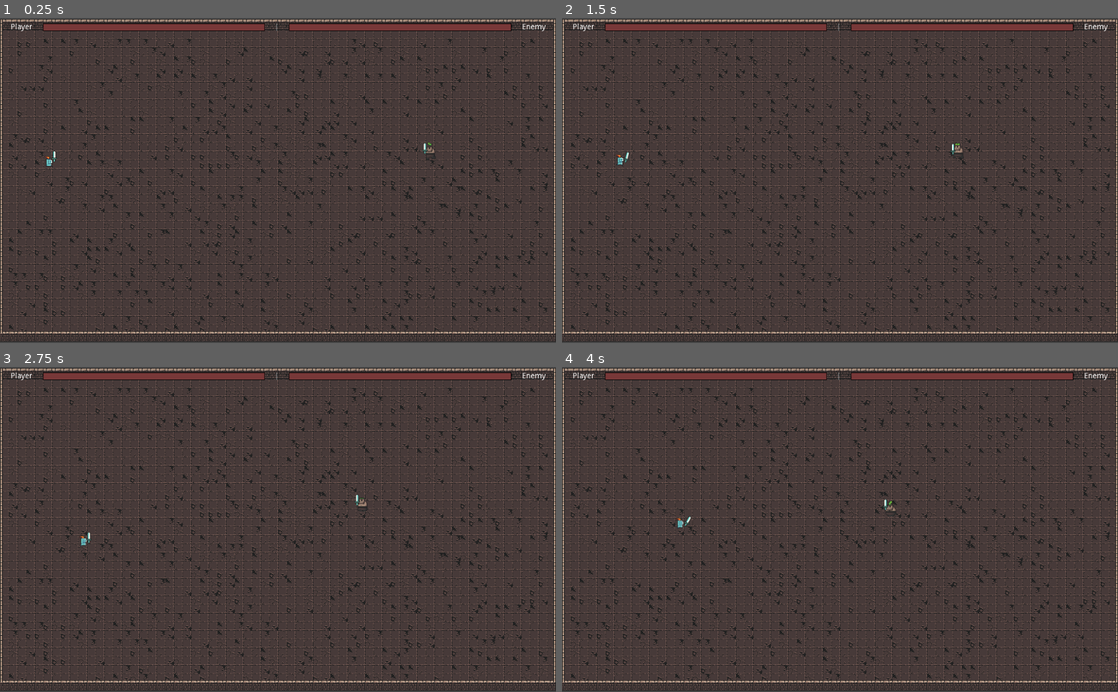
Above: before the commit, frames 1-4 (two rows, left to right).
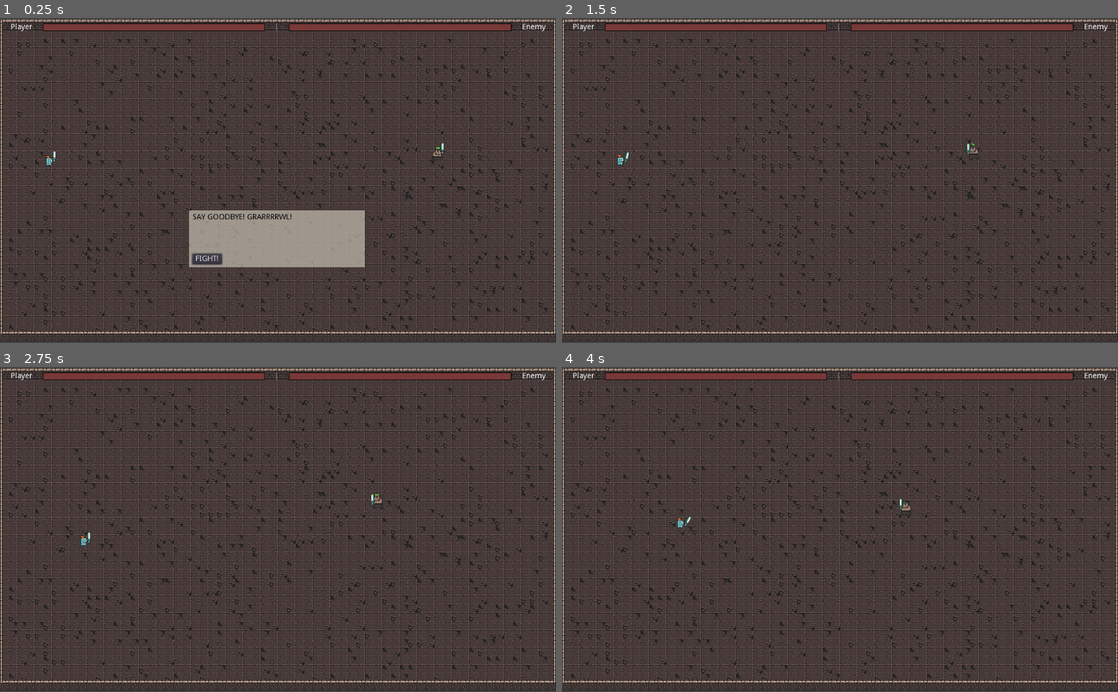
Above: after the commit, the same moments.

Repository: josephmbustamante/ludum-dare-45
Game: Godot game, scene res://Scenes/Main.tscn
Two runs of this game, one before a commit and one after it. Both use one fixed random seed, a clock stepped at 60 frames per second and the inputs below. This scene is started directly instead of the project's main scene.
Inputs (mouse positions are in pixels of both pictures, inside the frame that each line leads up to):
- Up to frame 1 (0.25 s): no input
- Up to frame 2 (1.5 s): click (767, 258) at 0.5 s, where only the run after the commit has a clickable "FIGHT!"; move the mouse to (962, 164) at 1.27 s; hold Right (right) from 1.28 s (still down); hold K from 1.28 s (still down); click (962, 164) at 1.35 s
- Up to frame 3 (2.75 s): move the mouse to (166, 545) at 2.02 s; release Right (right) at 2.03 s; release K at 2.03 s; hold Down (down) from 2.03 s (still down); tap K at 2.1 s; click (166, 545) at 2.3 s
- Up to frame 4 (4 s): move the mouse to (895, 458) at 2.77 s; release Down (down) at 2.78 s; hold Right (right) 2.78-3.53 s; hold K 2.78-3.53 s; click (895, 458) at 2.85 s; move the mouse to (812, 594) at 3.52 s; hold W (up) from 3.53 s (still down); tap K at 3.6 s; click (812, 594) at 3.8 s

The runs differ from the first frame. In frame 1, 5.5% of the frame differs, in the area x 8-81%, y 38-77%; in frame 2, 0.1%; in frame 3, 0.1%; in frame 4, 0.1%.

Commit message:
Adds enemy banter.

Diff:
--- a/Scenes/Enemies/BigZombie.tscn
+++ b/Scenes/Enemies/BigZombie.tscn
@@ -1,14 +1,14 @@
 [gd_scene load_steps=14 format=2]
 
 [ext_resource path="res://Scripts/Enemy.gd" type="Script" id=1]
-[ext_resource path="res://Assets/Sprites/big_zombie_idle_anim_f0.png" type="Texture" id=2]
-[ext_resource path="res://Assets/Sprites/big_zombie_idle_anim_f1.png" type="Texture" id=3]
-[ext_resource path="res://Assets/Sprites/big_zombie_idle_anim_f2.png" type="Texture" id=4]
-[ext_resource path="res://Assets/Sprites/big_zombie_idle_anim_f3.png" type="Texture" id=5]
-[ext_resource path="res://Assets/Sprites/big_zombie_run_anim_f0.png" type="Texture" id=6]
-[ext_resource path="res://Assets/Sprites/big_zombie_run_anim_f1.png" type="Texture" id=7]
-[ext_resource path="res://Assets/Sprites/big_zombie_run_anim_f2.png" type="Texture" id=8]
-[ext_resource path="res://Assets/Sprites/big_zombie_run_anim_f3.png" type="Texture" id=9]
+[ext_resource path="res://Assets/Sprites/big_zombie_run_anim_f0.png" type="Texture" id=2]
+[ext_resource path="res://Assets/Sprites/big_zombie_run_anim_f1.png" type="Texture" id=3]
+[ext_resource path="res://Assets/Sprites/big_zombie_run_anim_f2.png" type="Texture" id=4]
+[ext_resource path="res://Assets/Sprites/big_zombie_run_anim_f3.png" type="Texture" id=5]
+[ext_resource path="res://Assets/Sprites/big_zombie_idle_anim_f0.png" type="Texture" id=6]
+[ext_resource path="res://Assets/Sprites/big_zombie_idle_anim_f1.png" type="Texture" id=7]
+[ext_resource path="res://Assets/Sprites/big_zombie_idle_anim_f2.png" type="Texture" id=8]
+[ext_resource path="res://Assets/Sprites/big_zombie_idle_anim_f3.png" type="Texture" id=9]
 [ext_resource path="res://Scenes/Weapon.tscn" type="PackedScene" id=10]
 [ext_resource path="res://Resources/HitAnimation.tres" type="Animation" id=11]
 
@@ -16,12 +16,12 @@
 animations = [ {
 "frames": [ ExtResource( 2 ), ExtResource( 3 ), ExtResource( 4 ), ExtResource( 5 ) ],
 "loop": true,
-"name": "idle",
+"name": "run",
 "speed": 12.0
 }, {
 "frames": [ ExtResource( 6 ), ExtResource( 7 ), ExtResource( 8 ), ExtResource( 9 ) ],
 "loop": true,
-"name": "run",
+"name": "idle",
 "speed": 12.0
 } ]
 
@@ -33,6 +33,7 @@
 ]]
 position = Vector2( 805, 255 )
 script = ExtResource( 1 )
+banter_texts = [ "Prepare to die, puny human!", "Say goodbye! Grarrrrwl!" ]
 
 [node name="AnimatedSprite" type="AnimatedSprite" parent="."]
 frames = SubResource( 1 )
--- a/Scenes/Enemies/Ogre.tscn
+++ b/Scenes/Enemies/Ogre.tscn
@@ -1,14 +1,14 @@
 [gd_scene load_steps=14 format=2]
 
 [ext_resource path="res://Scripts/Enemy.gd" type="Script" id=1]
-[ext_resource path="res://Assets/Sprites/ogre_idle_anim_f0.png" type="Texture" id=2]
-[ext_resource path="res://Assets/Sprites/ogre_idle_anim_f1.png" type="Texture" id=3]
-[ext_resource path="res://Assets/Sprites/ogre_idle_anim_f2.png" type="Texture" id=4]
-[ext_resource path="res://Assets/Sprites/ogre_idle_anim_f3.png" type="Texture" id=5]
-[ext_resource path="res://Assets/Sprites/ogre_run_anim_f0.png" type="Texture" id=6]
-[ext_resource path="res://Assets/Sprites/ogre_run_anim_f1.png" type="Texture" id=7]
-[ext_resource path="res://Assets/Sprites/ogre_run_anim_f2.png" type="Texture" id=8]
-[ext_resource path="res://Assets/Sprites/ogre_run_anim_f3.png" type="Texture" id=9]
+[ext_resource path="res://Assets/Sprites/ogre_run_anim_f0.png" type="Texture" id=2]
+[ext_resource path="res://Assets/Sprites/ogre_run_anim_f1.png" type="Texture" id=3]
+[ext_resource path="res://Assets/Sprites/ogre_run_anim_f2.png" type="Texture" id=4]
+[ext_resource path="res://Assets/Sprites/ogre_run_anim_f3.png" type="Texture" id=5]
+[ext_resource path="res://Assets/Sprites/ogre_idle_anim_f0.png" type="Texture" id=6]
+[ext_resource path="res://Assets/Sprites/ogre_idle_anim_f1.png" type="Texture" id=7]
+[ext_resource path="res://Assets/Sprites/ogre_idle_anim_f2.png" type="Texture" id=8]
+[ext_resource path="res://Assets/Sprites/ogre_idle_anim_f3.png" type="Texture" id=9]
 [ext_resource path="res://Scenes/Weapon.tscn" type="PackedScene" id=10]
 [ext_resource path="res://Resources/HitAnimation.tres" type="Animation" id=11]
 
@@ -16,12 +16,12 @@
 animations = [ {
 "frames": [ ExtResource( 2 ), ExtResource( 3 ), ExtResource( 4 ), ExtResource( 5 ) ],
 "loop": true,
-"name": "idle",
+"name": "run",
 "speed": 12.0
 }, {
 "frames": [ ExtResource( 6 ), ExtResource( 7 ), ExtResource( 8 ), ExtResource( 9 ) ],
 "loop": true,
-"name": "run",
+"name": "idle",
 "speed": 12.0
 } ]
 
--- a/Scenes/Main.tscn
+++ b/Scenes/Main.tscn
@@ -50,5 +50,30 @@
 margin_right = 581.0
 margin_bottom = 150.0
 text = "Onward!"
+
+[node name="EnemyBanterBox" type="ColorRect" parent="."]
+margin_left = 348.0
+margin_top = 365.0
+margin_right = 672.0
+margin_bottom = 470.0
+color = Color( 0.788235, 0.760784, 0.705882, 0.682353 )
+
+[node name="Label" type="Label" parent="EnemyBanterBox"]
+margin_left = 7.0
+margin_top = 6.0
+margin_right = 317.0
+margin_bottom = 65.0
+custom_colors/font_color = Color( 0, 0, 0, 1 )
+text = "LOREM IPSUM DOLOR SIT AMET. CONSECTETEUR LRIEM."
+autowrap = true
+uppercase = true
+
+[node name="Button" type="Button" parent="EnemyBanterBox"]
+margin_left = 6.07666
+margin_top = 80.3594
+margin_right = 61.0767
+margin_bottom = 100.359
+text = "FIGHT!"
 [connection signal="player_health_changed" from="Player" to="BattleUI" method="handle_player_health_changed"]
 [connection signal="pressed" from="VictoryButton" to="." method="_on_VictoryButton_pressed"]
+[connection signal="pressed" from="EnemyBanterBox/Button" to="." method="start_battle"]
--- a/Scenes/Player.tscn
+++ b/Scenes/Player.tscn
@@ -1,33 +1,33 @@
 [gd_scene load_steps=15 format=2]
 
 [ext_resource path="res://Scripts/Player.gd" type="Script" id=1]
-[ext_resource path="res://Assets/Sprites/knight_m_idle_anim_f0.png" type="Texture" id=2]
-[ext_resource path="res://Assets/Sprites/knight_m_idle_anim_f1.png" type="Texture" id=3]
-[ext_resource path="res://Assets/Sprites/knight_m_idle_anim_f2.png" type="Texture" id=4]
-[ext_resource path="res://Assets/Sprites/knight_m_idle_anim_f3.png" type="Texture" id=5]
-[ext_resource path="res://Assets/Sprites/knight_m_hit_anim_f0.png" type="Texture" id=6]
-[ext_resource path="res://Assets/Sprites/knight_m_run_anim_f0.png" type="Texture" id=7]
-[ext_resource path="res://Assets/Sprites/knight_m_run_anim_f1.png" type="Texture" id=8]
-[ext_resource path="res://Assets/Sprites/knight_m_run_anim_f2.png" type="Texture" id=9]
-[ext_resource path="res://Assets/Sprites/knight_m_run_anim_f3.png" type="Texture" id=10]
+[ext_resource path="res://Assets/Sprites/knight_m_hit_anim_f0.png" type="Texture" id=2]
+[ext_resource path="res://Assets/Sprites/knight_m_run_anim_f0.png" type="Texture" id=3]
+[ext_resource path="res://Assets/Sprites/knight_m_run_anim_f1.png" type="Texture" id=4]
+[ext_resource path="res://Assets/Sprites/knight_m_run_anim_f2.png" type="Texture" id=5]
+[ext_resource path="res://Assets/Sprites/knight_m_run_anim_f3.png" type="Texture" id=6]
+[ext_resource path="res://Assets/Sprites/knight_m_idle_anim_f0.png" type="Texture" id=7]
+[ext_resource path="res://Assets/Sprites/knight_m_idle_anim_f1.png" type="Texture" id=8]
+[ext_resource path="res://Assets/Sprites/knight_m_idle_anim_f2.png" type="Texture" id=9]
+[ext_resource path="res://Assets/Sprites/knight_m_idle_anim_f3.png" type="Texture" id=10]
 [ext_resource path="res://Scenes/Weapon.tscn" type="PackedScene" id=11]
 [ext_resource path="res://Resources/HitAnimation.tres" type="Animation" id=12]
 
 [sub_resource type="SpriteFrames" id=1]
 animations = [ {
-"frames": [ ExtResource( 2 ), ExtResource( 3 ), ExtResource( 4 ), ExtResource( 5 ) ],
-"loop": true,
-"name": "idle",
-"speed": 12.0
-}, {
-"frames": [ ExtResource( 6 ) ],
+"frames": [ ExtResource( 2 ) ],
 "loop": true,
 "name": "hit",
 "speed": 12.0
 }, {
+"frames": [ ExtResource( 3 ), ExtResource( 4 ), ExtResource( 5 ), ExtResource( 6 ) ],
+"loop": true,
+"name": "run",
+"speed": 12.0
+}, {
 "frames": [ ExtResource( 7 ), ExtResource( 8 ), ExtResource( 9 ), ExtResource( 10 ) ],
 "loop": true,
-"name": "run",
+"name": "idle",
 "speed": 12.0
 } ]
 
--- a/Scripts/Enemy.gd
+++ b/Scripts/Enemy.gd
@@ -4,6 +4,7 @@
 export (int) var speed = 50
 export (int) var hit_radius = 30
 export (int) var strength = 2
+export (Array) var banter_texts = []
 
 var target: PhysicsBody2D = null
 
--- a/Scripts/Main.gd
+++ b/Scripts/Main.gd
@@ -1,18 +1,25 @@
 extends Node2D
 
 onready var player = $Player
+onready var enemy
 
 onready var ui = $BattleUI
 
 # Called when the node enters the scene tree for the first time.
 func _ready() -> void:
-	var enemy = Global.enemies[Global.current_stage].instance()
+	player.input_enabled = false
+	enemy = Global.enemies[Global.current_stage].instance()
 	add_child(enemy)
-	enemy.set_target(player)
 
 	ui.initialize_player_health(PlayerVariables.stats[PlayerVariables.PLAYER_STATS.health]["current_value"])
 	ui.initialize_enemy_health(enemy.health)
 	enemy.connect("enemy_health_changed", ui, "handle_enemy_health_changed")
+	if enemy.banter_texts.size() > 0:
+		$EnemyBanterBox/Label.text = enemy.banter_texts[randi() % enemy.banter_texts.size()]
+		$EnemyBanterBox.show()
+	else:
+		$EnemyBanterBox.hide()
+		start_battle()
 	if !Global.music_player.playing:
 		Global.music_player.play()
 
@@ -28,3 +35,8 @@
 	Global.current_stage += 1
 	Global.goto_scene("res://Scenes/LevelUp.tscn")
 	queue_free()
+
+func start_battle():
+	$EnemyBanterBox.hide()
+	player.input_enabled = true
+	enemy.set_target(player)
--- a/Scripts/Player.gd
+++ b/Scripts/Player.gd
@@ -8,6 +8,7 @@
 # Instead, we keep the 1-10 scale, and just have a multiplier here
 export (int) var speed_multiplier = 10
 export (int) var base_speed = 75
+export (bool) var input_enabled = true;
 
 var facing_left: bool = false
 
@@ -18,37 +19,38 @@
 	$Weapon.set_weapon(PlayerVariables.weapon, strength)
 
 func _process(delta: float) -> void:
-	var velocity = Vector2()  # The player's movement vector.
-	if Input.is_action_pressed("right"):
-		velocity.x += 1
-	if Input.is_action_pressed("left"):
-		velocity.x -= 1
-	if Input.is_action_pressed("down"):
-		velocity.y += 1
-	if Input.is_action_pressed("up"):
-		velocity.y -= 1
+	if input_enabled:
+		var velocity = Vector2()  # The player's movement vector.
+		if Input.is_action_pressed("right"):
+			velocity.x += 1
+		if Input.is_action_pressed("left"):
+			velocity.x -= 1
+		if Input.is_action_pressed("down"):
+			velocity.y += 1
+		if Input.is_action_pressed("up"):
+			velocity.y -= 1
 
-	if velocity.length() > 0:
-		velocity = velocity.normalized() * (base_speed + (speed * speed_multiplier))
-		$AnimatedSprite.play("run")
-	else:
-		$AnimatedSprite.play("idle")
+		if velocity.length() > 0:
+			velocity = velocity.normalized() * (base_speed + (speed * speed_multiplier))
+			$AnimatedSprite.play("run")
+		else:
+			$AnimatedSprite.play("idle")
 
-	if velocity.x < 0 && !facing_left:
-		scale.x *= -1
-		facing_left = true
-	elif velocity.x > 0 && facing_left:
-		scale.x *= -1
-		facing_left = false
+		if velocity.x < 0 && !facing_left:
+			scale.x *= -1
+			facing_left = true
+		elif velocity.x > 0 && facing_left:
+			scale.x *= -1
+			facing_left = false
 
-	if Input.is_action_just_pressed("click"):
-		$Weapon.attack()
+		if Input.is_action_just_pressed("click"):
+			$Weapon.attack()
 
-	if Input.is_key_pressed(KEY_K) && $AttackCooldown.is_stopped():
-		$Weapon.attack()
-		$AttackCooldown.start()
+		if Input.is_key_pressed(KEY_K) && $AttackCooldown.is_stopped():
+			$Weapon.attack()
+			$AttackCooldown.start()
 
-	move_and_slide(velocity)
+		move_and_slide(velocity)
 
 func handle_hit(damage: int):
 	health -= damage
